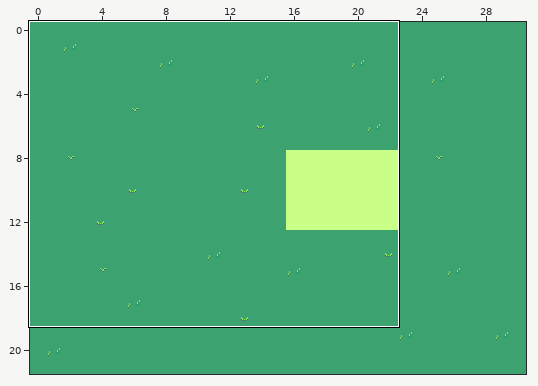
One commit to this Tiled map: assets/maps/kikiyo/tiled/LevelOne.tmx. The first picture is a wide view before the edit; the outline marks the close-up.
Close-up. Before:
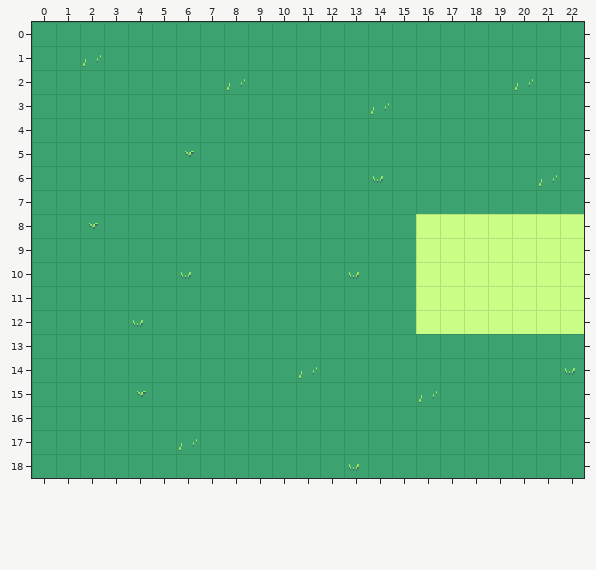
Cells are 16x16 px. Shown: x 0..22, y 0..18.
The result:
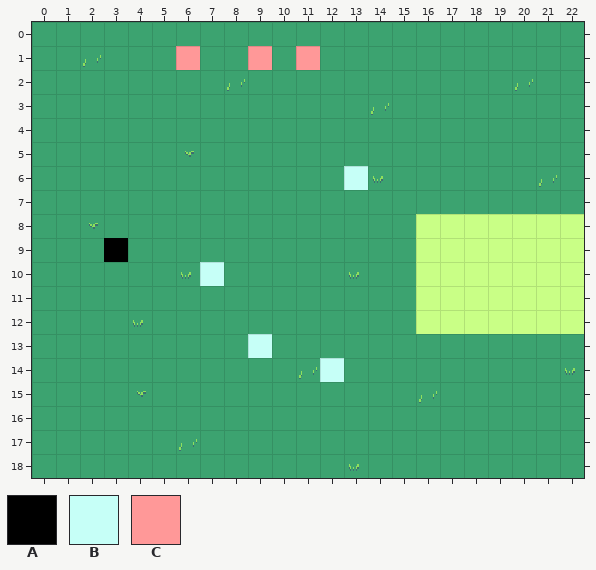
Key: from "Regions": A 0, B 2, C 3.
_ is an empty cell, . an unchanged one.
Changes in this commit:
--- layer "Regions"
@@ x 6..11 @@
- 1 _.._._
+ 1 C..C.C
@@ x 13..13 @@
- 6 _
+ 6 B
@@ x 3..7 @@
- 9 _....
-10 ...._
+ 9 A....
+10 ....B
@@ x 9..12 @@
-13 _...
-14 ..._
+13 B...
+14 ...B
